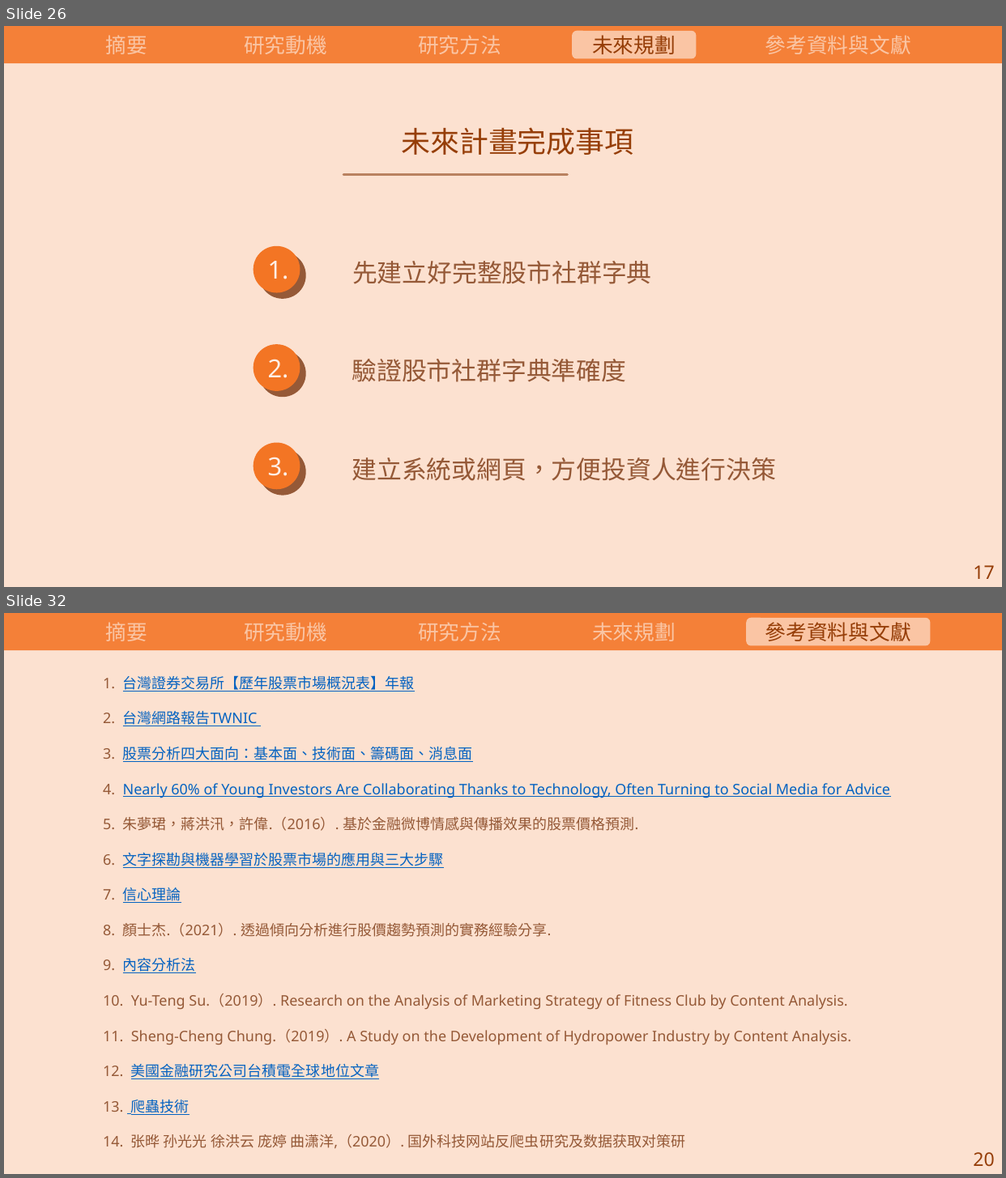
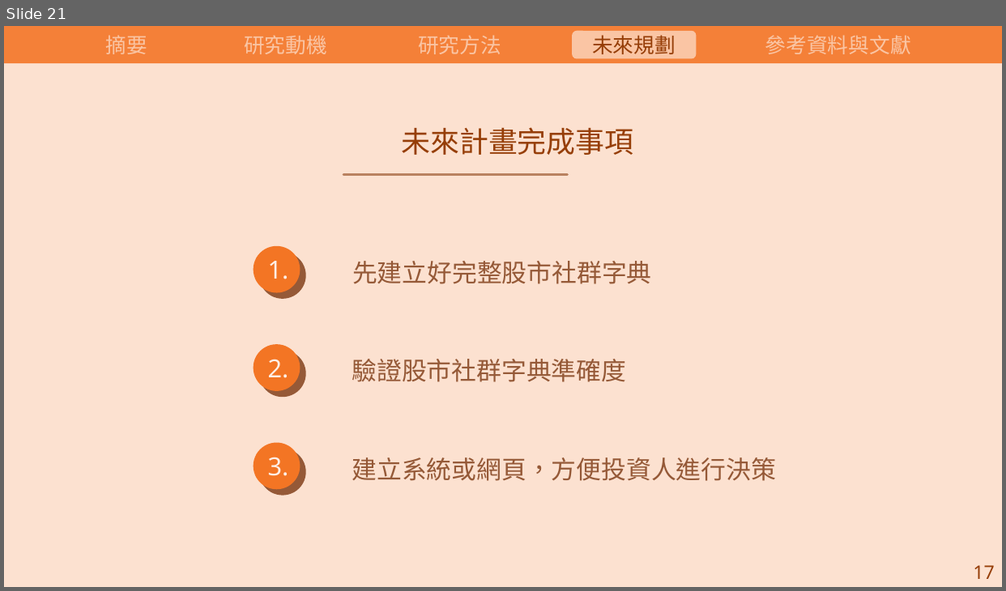
Before and after one commit to carina419/NTUST, a slide deck: 112-2/MI6006701 研究方法/研究方法期末報告.pptx. Shown one above the other, each under a label of ours: slides 26 and 32 before the commit, slide 21 after it; the slides between them are not shown. The pictures are 1006x1178 and 1006x591 pixels, drawn with LibreOffice and Linux fonts; fonts in the diff are those of the drawing. Boxes give left, top, right and bottom in pixels: in the first picture for what was removed or moved away, otherwise in the second. Text is boxed around its words. In the diff, an @@ line names an element or a change of style, - is before the commit and + after.

```diff
--- a/112-2/MI6006701 研究方法/研究方法期末報告.pptx
+++ b/112-2/MI6006701 研究方法/研究方法期末報告.pptx
@@ slide 32 removed at box(4, 613, 1002, 1174), background #FFFFFF @@
@@ rectangle removed at box(4, 613, 1002, 1174) @@
@@ rectangle removed at box(4, 613, 1002, 650) @@
@@ text removed at box(106, 622, 147, 641) @@
-摘要
@@ text removed at box(244, 622, 327, 641) @@
-研究動機
@@ text removed at box(418, 622, 501, 641) @@
-研究方法
@@ text removed at box(592, 622, 675, 641) @@
-未來規劃
@@ rounded rectangle removed at box(747, 618, 931, 646) @@
@@ text removed at box(765, 622, 911, 641) @@
-參考資料與文獻
@@ group removed at box(103, 675, 890, 1149): 14 texts @@
-1. 台灣證券交易所【歷年股票市場概況表】年報
-2. 台灣網路報告TWNIC
-3. 股票分析四大面向：基本面、技術面、籌碼面、消息面
-4. Nearly 60% of Young Investors Are Collaborating Thanks to Technology, Often Turning to Social Media for Advice
-5. 朱夢珺，蔣洪汛，許偉.（2016）. 基於金融微博情感與傳播效果的股票價格預測.
-6. 文字探勘與機器學習於股票市場的應用與三大步驟
-7. 信心理論
-8. 顏士杰.（2021）. 透過傾向分析進行股價趨勢預測的實務經驗分享.
-9. 內容分析法
-10. Yu-Teng Su.（2019）. Research on the Analysis of Marketing Strategy of Fitness Club by Content Analysis.
-11. Sheng-Cheng Chung.（2019）. A Study on the Development of Hydropower Industry by Content Analysis.
-12. 美國金融研究公司台積電全球地位文章
-13. 爬蟲技術
-14. 张晔 孙光光 徐洪云 庞婷 曲潇洋,（2020）. 国外科技网站反爬虫研究及数据获取对策研
@@ text removed at box(973, 1152, 994, 1167) @@
-20
@@ what was slide 26 is now slide 21 @@
```
Also in this commit, not shown: 10 slides changed, 6 slides added, 16 other slides removed, 1 other file.
